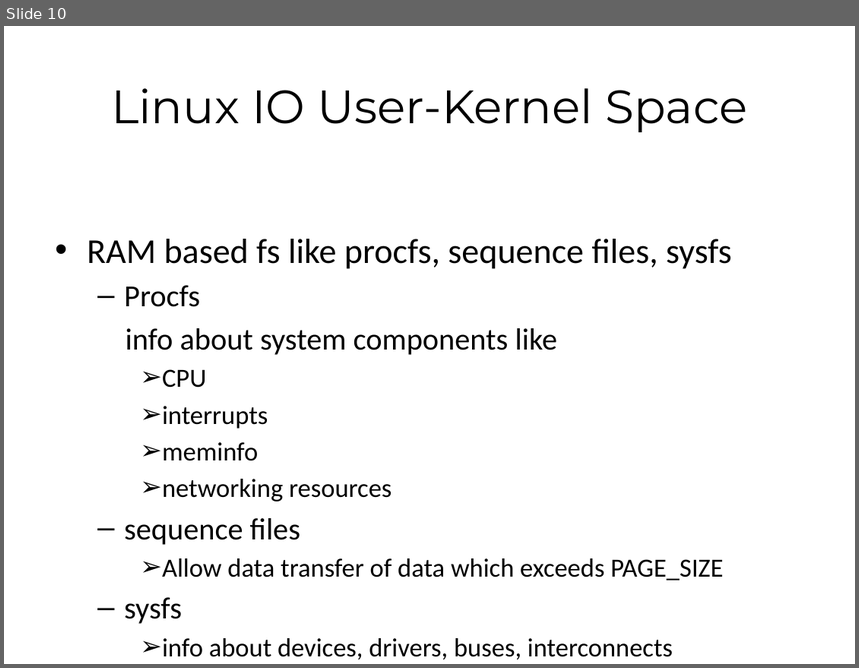
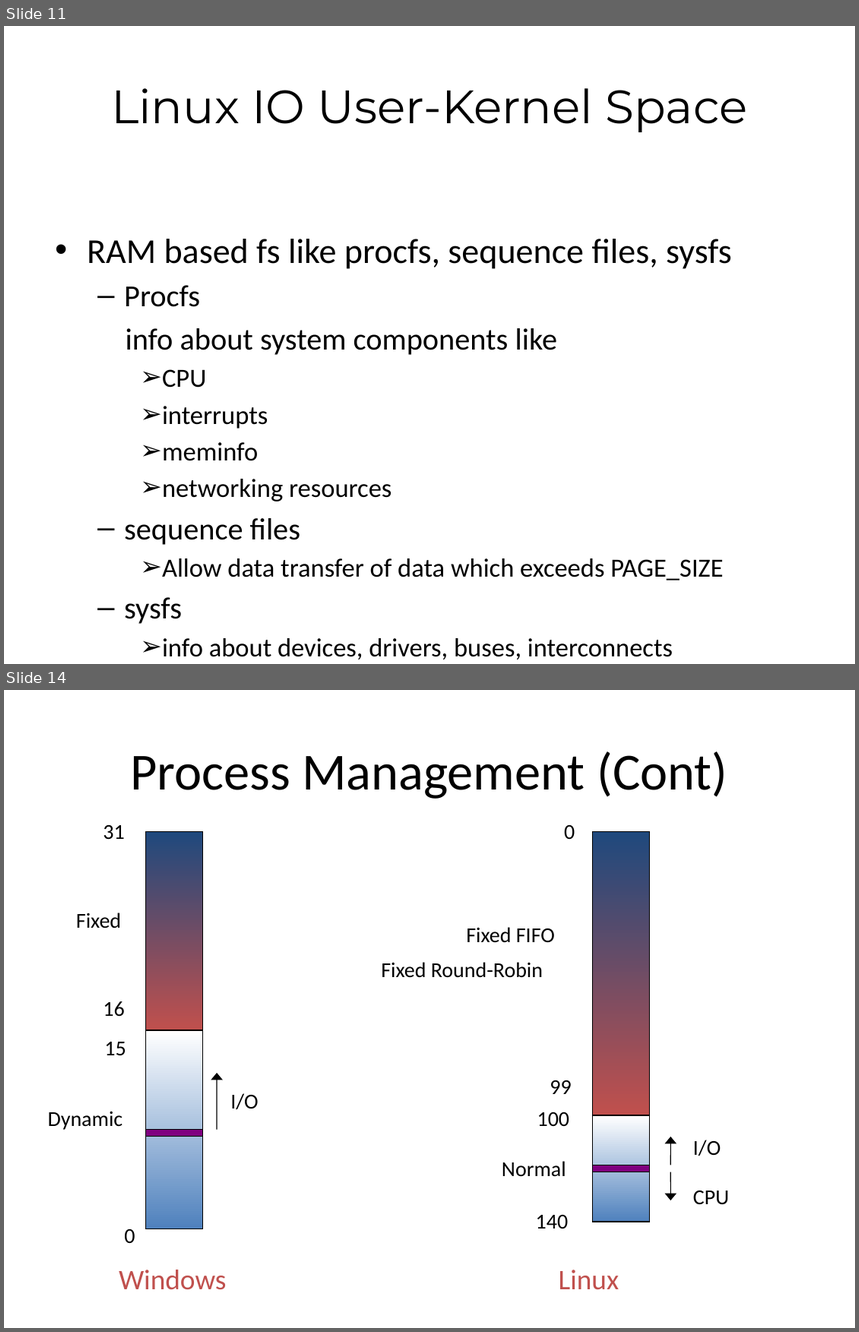
Before and after one commit to shyamrajendran/OS_MPS, a slide deck: 4th_credit/survey.pptx. Shown one above the other, each under a label of ours: slide 10 before the commit, slides 11 and 14 after it; the slides between them are not shown. The pictures are 859x668 and 859x1332 pixels, drawn with LibreOffice and Linux fonts; fonts in the diff are those of the drawing. Boxes give left, top, right and bottom in pixels: in the first picture for what was removed or moved away, otherwise in the second. Text is boxed around its words. In the diff, an @@ line names an element or a change of style, - is before the commit and + after.

```diff
--- a/4th_credit/survey.pptx
+++ b/4th_credit/survey.pptx
@@ slide 14 added at <box>4,690,855,1328</box>, background #FFFFFF @@
@@ title added at <box>130,752,728,799</box>, 44 pt, text #000000 @@
+Process Management (Cont)
@@ group added at <box>48,825,258,1290</box>: 8 texts, 3 rectangles, 1 arrow @@
+31
+15
+16
+0
+Fixed
+Dynamic
+I/O
+Windows
@@ group added at <box>381,825,729,1290</box>: 10 texts, 3 rectangles, 2 arrows @@
+140
+100
+99
+0
+Fixed FIFO
+Fixed Round-Robin
+Normal
+CPU
+I/O
+Linux
@@ what was slide 10 is now slide 11 @@
```
Also in this commit, not shown: 7 other slides added.
